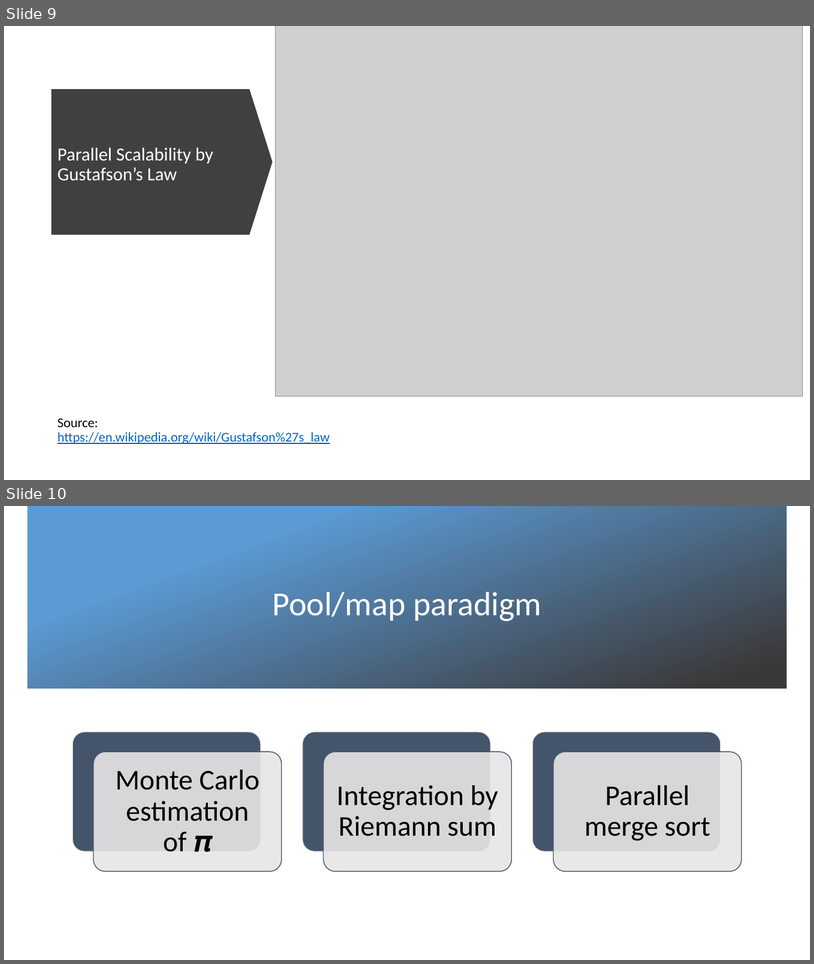
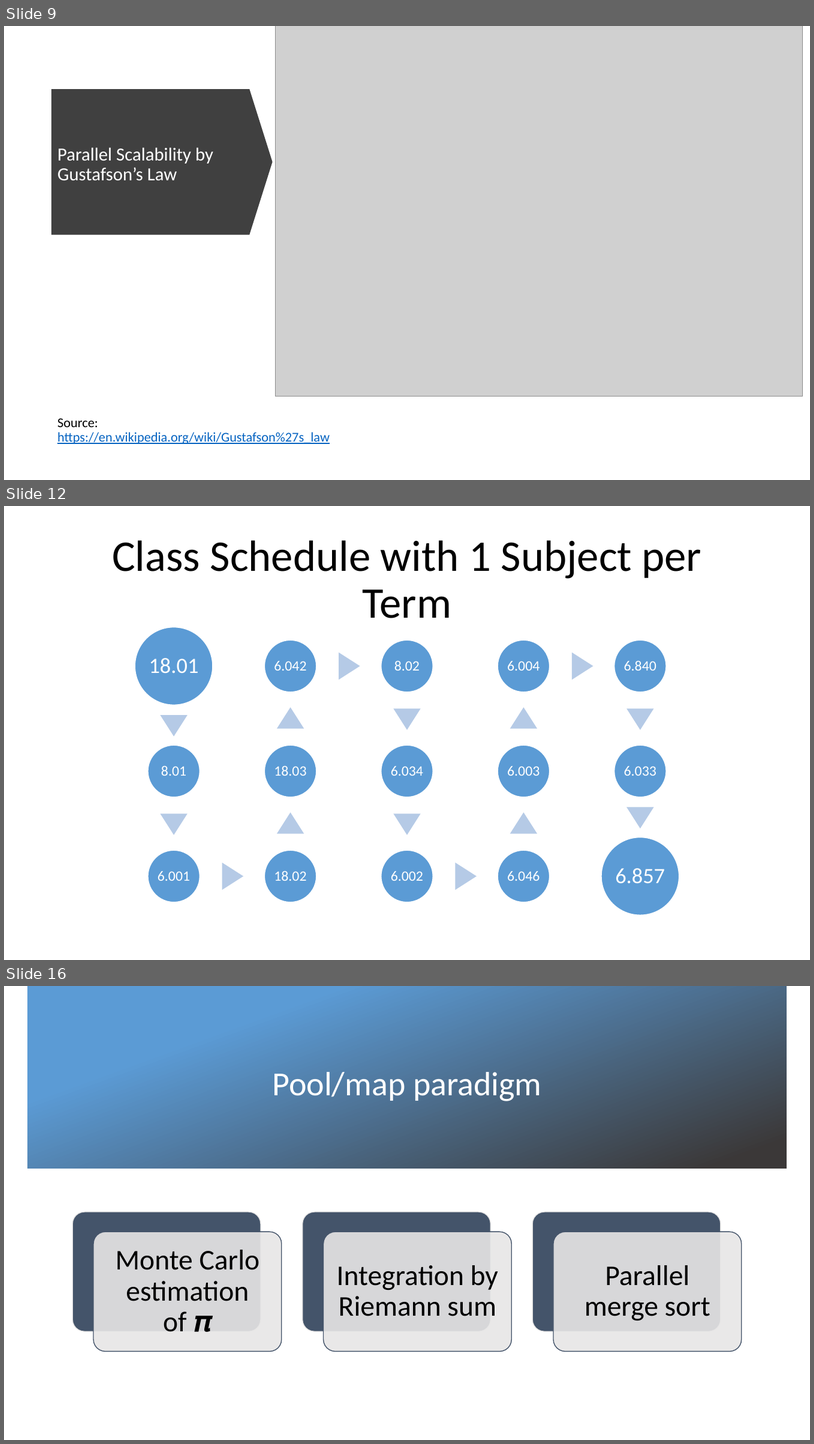
Before and after one commit to evarga/parallel-computing-lectures, a slide deck: lecture-2/presentation-2.pptx. Shown one above the other, each under a label of ours: slides 9 and 10 before the commit, slides 9, 12 and 16 after it; the slides between them are not shown. The pictures are 814x964 and 814x1444 pixels, drawn with LibreOffice and Linux fonts; fonts in the diff are those of the drawing; grey boxes stand for pictures; background and template pictures are left out. Boxes give left, top, right and bottom in pixels: in the first picture for what was removed or moved away, otherwise in the second. Text is boxed around its words. In the diff, an @@ line names an element or a change of style, - is before the commit and + after.

```diff
--- a/lecture-2/presentation-2.pptx
+++ b/lecture-2/presentation-2.pptx
@@ slide 12 added at <box>4,506,810,960</box>, background #FFFFFF @@
@@ title added at <box>112,540,702,618</box>, 52 pt, text #000000 @@
+Class Schedule with 1 Subject per Term
@@ group added at <box>135,627,680,915</box>: 15 ellipses, 15 texts, 14 triangles @@
+18.01
+8.01
+6.001
+18.02
+18.03
+6.042
+8.02
+6.034
+6.002
+6.046
+6.003
+6.004
+6.840
+6.033
+6.857
@@ what was slide 10 is now slide 16 @@
```
Also in this commit, not shown: 5 other slides added.
